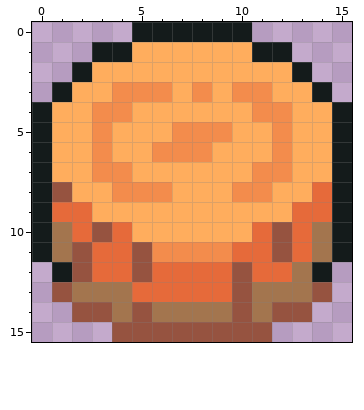
Pixel-art sprite, stored at assets/worlds/2/box.png. That is the earlier state.
The file is 32x32 pixels, drawn in blocks of 2x2; one block is one cell here.
After:
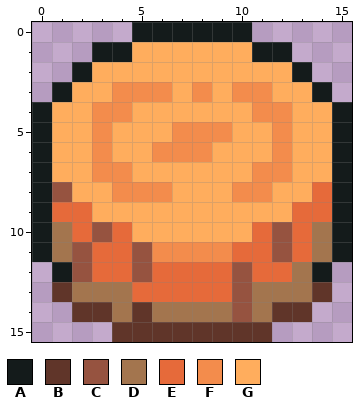
Palette (. is transparent): A #141b1b  B #603529  C #965340  D #a3754e  E #e66a3a  F #f38c4c  G #ffad5d
Change:
@@ x 0..15 @@
 12 .ACEECEEEECEEDA.
-13 .CDDDEEEEECDDDC.
-14 ..CCDCDDDDCDCC..
-15 ....CCCCCCCC....
+13 .BDDDEEEEECDDDB.
+14 ..BBDBDDDDCDBB..
+15 ....BBBBBBBB....
